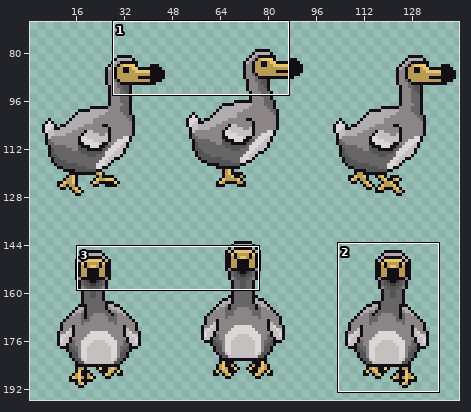
Sprite sheet: sprite/animal/dodo/PNG/48x64/dodo.png. Above, an overview of the earlier version with the close-up marked.
Close-up. Old version:
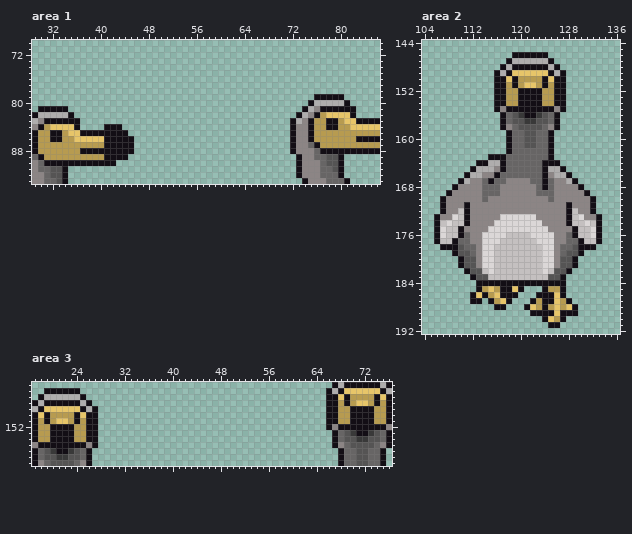
The file is 144x256 pixels. Shown: area 1: x 29..86, y 70..93; area 2: x 104..136, y 144..192; area 3: x 17..76, y 145..158. The wide view leaves out empty margins. The commit also changed other parts of the picture, which this record leaves out.
After:
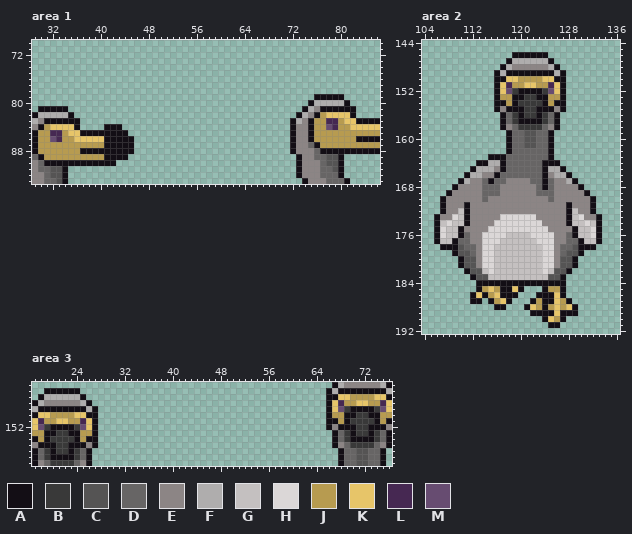
Palette (. is transparent): A #130e15  B #393939  C #555454  D #676565  E #8c8585  F #afadad  G #c4c0c0  H #dbd7d7  J #b79b50  K #e7c569  L #462852  M #674c71
Change:
Area 1:
Colour L replaces colour A in row 83 at x 78 to 79; in row 84 at x 79; in row 85 at x 32 to 33; in row 86 at x 33.
Colour M replaces colour A in row 84 at x 78; in row 86 at x 32.
Area 2:
Colour A replaces colour B in row 156 at x 120 and 123; in row 157 at x 121 to 122.
Colour A replaces colour C in row 157 at x 120 and 123.
Colour A replaces colour J in rows 153 to 154 at x 119 and 124.
Colour A replaces colour K in row 149 at x 119 to 124.
Colour B replaces colour A in row 153 at x 121 to 122; in row 154 at x 120 to 123; in rows 155 to 156 at x 121 to 122.
Colour B replaces colour C in rows 156 to 157 at x 119 and 124; in row 158 at x 120 to 123.
Colour B replaces colour J in row 152 at x 119 and 124.
Colour E replaces colour A in row 148 at x 119 to 124.
Colour J replaces colour A in row 151 at x 119 and 124; in row 153 at x 117 and 126.
Colour K replaces colour A in row 150 at x 119 and 124; in rows 151 to 152 at x 117 and 126.
Colour L replaces colour J in row 151 at x 118 and 125.
Colour M replaces colour J in row 152 at x 118 and 125.
Area 3:
Colour A replaces colour B in row 153 at x 70 and 73; in row 154 at x 71 to 72; in row 156 at x 20 and 23; in row 157 at x 21 to 22.
Colour A replaces colour C in row 154 at x 70 and 73; in row 157 at x 20 and 23.
Colour A replaces colour J in rows 150 to 151 at x 69 and 74; in rows 153 to 154 at x 19 and 24.
Colour A replaces colour K in row 146 at x 69 to 74; in row 149 at x 19 to 24.
Colour B replaces colour A in row 150 at x 71 to 72; in row 151 at x 70 to 73; in row 152 at x 71 to 72; in row 153 at x 21 to 22 and 71 to 72; in row 154 at x 20 to 23; in rows 155 to 156 at x 21 to 22.
Colour B replaces colour C in rows 153 to 154 at x 69 and 74; in row 155 at x 70 to 73; in rows 156 to 157 at x 19 and 24; in row 158 at x 20 to 23.
Colour B replaces colour J in row 149 at x 69 and 74; in row 152 at x 19 and 24.
Colour E replaces colour A in row 145 at x 69 to 74; in row 148 at x 19 to 24.
Colour J replaces colour A in row 148 at x 69 and 74; in row 150 at x 67 and 76; in row 151 at x 19 and 24; in row 153 at x 17 and 26.
Colour K replaces colour A in row 147 at x 69 and 74; in rows 148 to 149 at x 67 and 76; in row 150 at x 19 and 24; in rows 151 to 152 at x 17 and 26.
Colour L replaces colour J in row 148 at x 68 and 75; in row 151 at x 18 and 25.
Colour M replaces colour J in row 149 at x 68 and 75; in row 152 at x 18 and 25.
Where, in picture pixels (left, top, right, bottom), the same in both close-ups:
changed: (326, 118, 338, 130)
changed: (50, 130, 62, 142)
changed: (500, 64, 560, 130)
changed: (332, 382, 392, 448)
changed: (32, 400, 92, 466)
